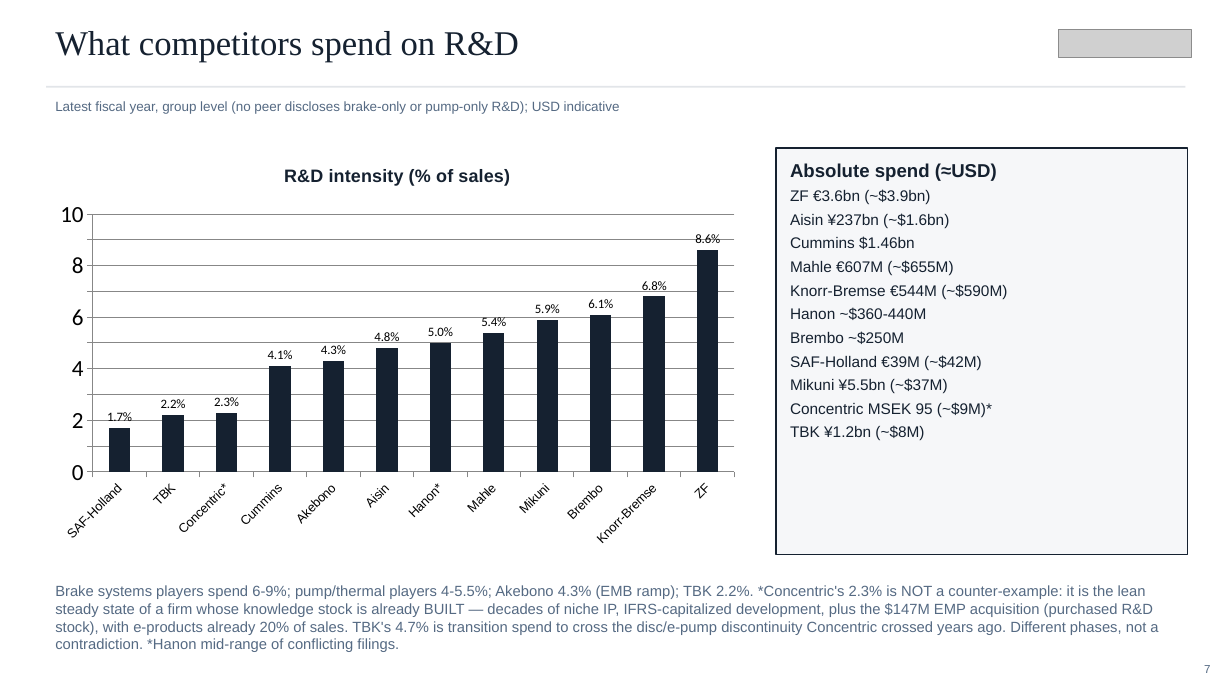
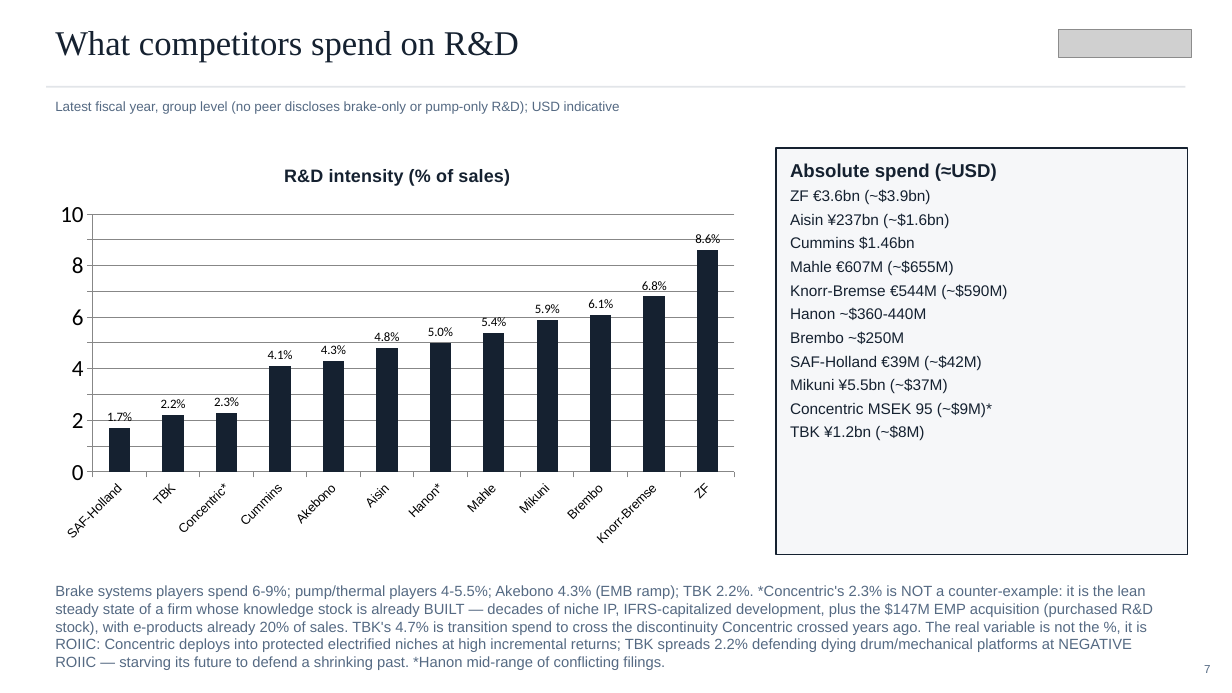
Before and after one commit to charette-lab/Claude, a slide deck: slide 7 of TBK_rd_gap_slides.pptx. Drawn at 1232x693 pixels with LibreOffice and Linux fonts; fonts in the diff are those of the drawing; grey boxes stand for pictures. Boxes give left, top, right and bottom in pixels: in the first picture for what was removed or moved away, otherwise in the second. Text is boxed around its words. In the diff, an @@ line names an element or a change of style, - is before the commit and + after.

```diff
--- a/TBK_rd_gap_slides.pptx
+++ b/TBK_rd_gap_slides.pptx
@@ text at [55, 585, 1153, 670]: text changed @@
-Brake systems players spend 6-9%; pump/thermal players 4-5.5%; Akebono 4.3% (EMB ramp); TBK 2.2%. *Concentric's 2.3% is NOT a counter-example: it is the lean steady state of a firm whose knowledge stock is already BUILT — decades of niche IP, IFRS-capitalized development, plus the $147M EMP acquisition (purchased R&D stock), with e-products already 20% of sales. TBK's 4.7% is transition spend to cross the disc/e-pump discontinuity Concentric crossed years ago. Different phases, not a contradiction. *Hanon mid-range of conflicting filings.
+Brake systems players spend 6-9%; pump/thermal players 4-5.5%; Akebono 4.3% (EMB ramp); TBK 2.2%. *Concentric's 2.3% is NOT a counter-example: it is the lean steady state of a firm whose knowledge stock is already BUILT — decades of niche IP, IFRS-capitalized development, plus the $147M EMP acquisition (purchased R&D stock), with e-products already 20% of sales. TBK's 4.7% is transition spend to cross the discontinuity Concentric crossed years ago. The real variable is not the %, it is ROIIC: Concentric deploys into protected electrified niches at high incremental returns; TBK spreads 2.2% defending dying drum/mechanical platforms at NEGATIVE ROIIC — starving its future to defend a shrinking past. *Hanon mid-range of conflicting filings.
```
Also in this commit, not shown: 4 other slides changed, 3 other files.
